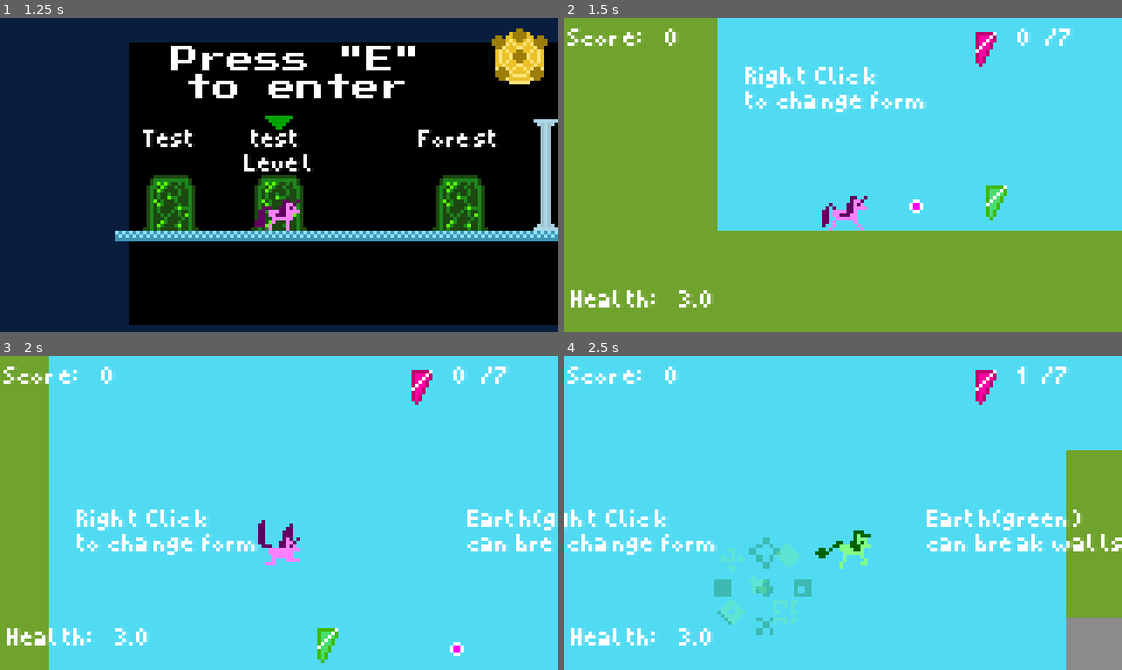
Above: before the commit, frames 1-4 (two rows, left to right).
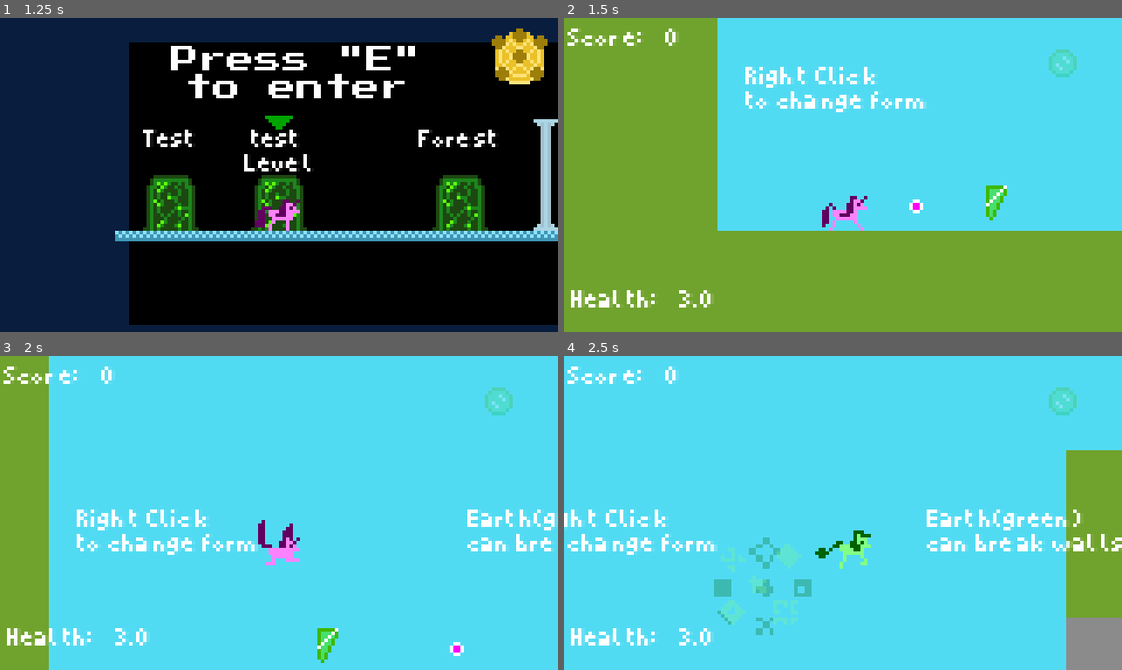
Above: after the commit, the same moments.

Repository: 100-Devs-1-Game/8bitPony
Game: Godot game, scene res://Scenes/Rooms/main_menu.tscn
Two runs of this game, one before a commit and one after it. Both use one fixed random seed, a clock stepped at 60 frames per second and the inputs below. Sound files missing from this copy of the repository are replaced by a short silence.
Inputs (mouse positions are in pixels of both pictures, inside the frame that each line leads up to):
- Up to frame 1 (1.25 s): click "Start Game" at 0.5 s
- Up to frame 2 (1.5 s): tap E (Interact) at 1.25 s; move the mouse to (965, 159) at 1.27 s; press the mouse at (965, 159) at 1.28 s; hold D (Right) from 1.28 s (still down)
- Up to frame 3 (2 s): keep holding D (Right); tap Space (Jump) at 1.52 s
- Up to frame 4 (2.5 s): keep holding D (Right); tap Enter at 2 s; move the mouse to (731, 528) at 2.02 s; release the mouse at (731, 528) at 2.03 s; right-click (731, 528) at 2.1 s; tap Space (Jump) at 2.27 s

Frame 1 is identical in both runs. In frame 2, 0.8% of the frame differs, in the area x 73-92%, y 3-19%; in frame 3, 0.8%; in frame 4, 0.8%.

Commit message:
Major rework of shards in HUD

Diff:
--- a/src/Scenes/HUD/hud.gd
+++ b/src/Scenes/HUD/hud.gd
@@ -17,14 +17,13 @@
 
 
 
-
-
 func _on_score_changed(new_score: int):
 	score.value = new_score
 
 
-func _on_shard_changed(new_value: int):
-	level_shards.value = new_value
+func _on_shard_changed():
+	#level_shards.value = new_value
+	pass
 
 func _on_health_changed(new_health: int):
 	health.value = new_health
--- a/src/Scenes/HUD/hud.tscn
+++ b/src/Scenes/HUD/hud.tscn
@@ -1,9 +1,10 @@
-[gd_scene load_steps=5 format=3 uid="uid://bgd5ojsk1hil6"]
+[gd_scene load_steps=6 format=3 uid="uid://bgd5ojsk1hil6"]
 
 [ext_resource type="Script" uid="uid://bkyp3qe16d4dh" path="res://Scenes/HUD/hud.gd" id="1_5aai8"]
 [ext_resource type="Texture2D" uid="uid://bvbwqk3vyoju4" path="res://Images/Assets/Red_Shard_1.png" id="2_a56j6"]
 [ext_resource type="PackedScene" uid="uid://bpi75eodycm3r" path="res://Scenes/HUD/Widgets/ValueLabel/value_label.tscn" id="3_a56j6"]
-[ext_resource type="Theme" uid="uid://dfsa1pi80a63t" path="res://Scenes/HUD/default_theme.tres" id="4_k83ni"]
+[ext_resource type="Script" uid="uid://c1wtrjjuttci6" path="res://Scenes/HUD/hud_shard.gd" id="4_6pkbx"]
+[ext_resource type="Texture2D" uid="uid://dkwcm6qh6pljn" path="res://Images/Assets/Misc/Shards/gems_big_sheet.png" id="4_8wqxc"]
 
 [node name="HUD" type="CanvasLayer"]
 process_mode = 3
@@ -42,6 +43,7 @@
 mouse_filter = 2
 
 [node name="RedShard" type="TextureRect" parent="Gui/Stats/Shards"]
+visible = false
 layout_mode = 0
 offset_top = 12.0
 offset_right = 16.0
@@ -51,6 +53,7 @@
 texture = ExtResource("2_a56j6")
 
 [node name="ShardValue" parent="Gui/Stats/Shards" instance=ExtResource("3_a56j6")]
+visible = false
 layout_mode = 0
 anchors_preset = 0
 anchor_right = 0.0
@@ -62,7 +65,6 @@
 grow_horizontal = 1
 grow_vertical = 1
 mouse_filter = 2
-theme = ExtResource("4_k83ni")
 value = 0
 suffix = "/7"
 
@@ -73,7 +75,6 @@
 offset_right = 151.0
 offset_bottom = 13.0
 mouse_filter = 2
-theme = ExtResource("4_k83ni")
 prefix = "Score: "
 value = 0
 
@@ -89,6 +90,13 @@
 grow_horizontal = 1
 grow_vertical = 1
 mouse_filter = 2
-theme = ExtResource("4_k83ni")
 prefix = "Health: "
 value = 0
+
+[node name="Shards" type="Sprite2D" parent="."]
+self_modulate = Color(1, 1, 1, 0.24313726)
+position = Vector2(143, 13)
+texture = ExtResource("4_8wqxc")
+hframes = 3
+vframes = 2
+script = ExtResource("4_6pkbx")
--- /dev/null
+++ b/src/Scenes/HUD/hud_shard.gd
@@ -0,0 +1,57 @@
+extends Sprite2D
+
+var total_shards = 0
+var collected_shards = 0
+var start_shard_rotation = 0
+
+const HUD_SHARD = preload("uid://b53ev8idqwxbo")
+
+func _ready():
+	Global.shard_value_changed.connect(add_shard)
+
+
+
+func set_up_shards():
+	#If is for debugging/test levels
+	if Global.current_level_shard<6:
+		frame = Global.current_level_shard
+
+	total_shards = Global.collected_shards[Global.current_level_shard].size()
+	var temp = Global.collected_shards[Global.current_level_shard].count(true)
+
+	if temp<total_shards:
+		for i in range(temp):
+			add_shard()
+	else:
+		self_modulate = Color(1.0, 1.0, 1.0, 1.0)
+
+func _physics_process(delta: float) -> void:
+	start_shard_rotation +=36*delta
+	if start_shard_rotation>=360: start_shard_rotation -=360
+	for shard in get_children():
+		#Rotate shard around center
+		shard.rotation_degrees += 36*delta
+		if shard.rotation_degrees >=360: shard.rotation_degrees -=360
+
+		#Counter rotate sprite to keep it uprite
+		shard.get_node("shard").rotation_degrees = -1*shard.rotation_degrees
+
+func add_shard():
+	collected_shards +=1
+	var angle = (360/total_shards)*collected_shards
+
+	var new_shard = HUD_SHARD.instantiate()
+	new_shard.position = Vector2.ZERO
+	new_shard.rotation_degrees = start_shard_rotation+angle
+
+	#If needed for debug/test levels
+	if Global.current_level_shard<6:
+		new_shard.get_node("shard").frame = Global.current_level_shard
+	add_child(new_shard)
+
+	if collected_shards==total_shards:
+		var tw = create_tween().set_parallel()
+
+		for shard in get_children():
+			tw.tween_property(shard, "scale", Vector2.ZERO, 0.5)
+		tw.chain().tween_property(self, "self_modulate", Color(1.0, 1.0, 1.0, 1.0), 1)
--- /dev/null
+++ b/src/Scenes/HUD/hud_shard.tscn
@@ -0,0 +1,11 @@
+[gd_scene load_steps=2 format=3 uid="uid://b53ev8idqwxbo"]
+
+[ext_resource type="Texture2D" uid="uid://cicjmb11oc3fj" path="res://Images/Assets/Misc/Shards/gems_sheet.png" id="1_f3o1w"]
+
+[node name="shard_center" type="Node2D"]
+
+[node name="shard" type="Sprite2D" parent="."]
+position = Vector2(0, -7)
+texture = ExtResource("1_f3o1w")
+hframes = 3
+vframes = 2
Not shown, added: src/Scenes/HUD/hud_shard.gd.uid
